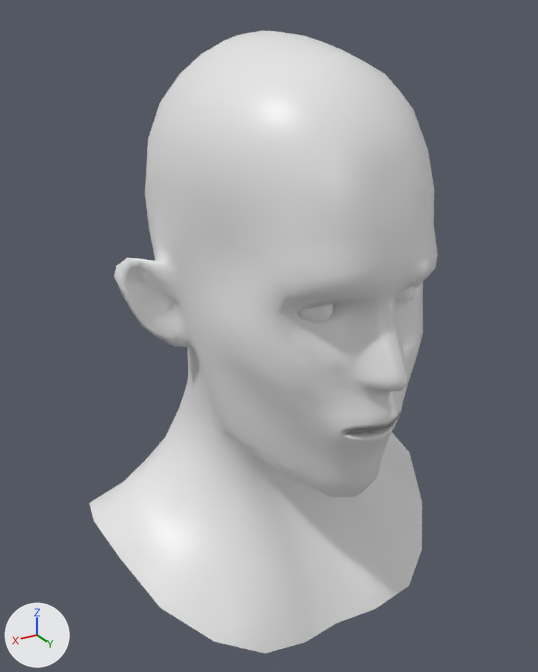
The FBX model Assets/Content/3Dmodels/Heads/Bandits/Human/Thin/Type1/3Dmodel_Head_Bandit_Human_Thin_Type1.1.fbx as it was, and as the next commit left it.
Camera for both pictures: a camera (50 mm lens) standing at (0.22, 0.37, 1.892) and looking at (0.008, 0.016, 1.715). Lighting does not change. The marker at lower left points along +X, +Y and +Z. The picture after the commit comes second.

Objects in the first picture: 'Head_Bandit_Human_ThinType1.1'.
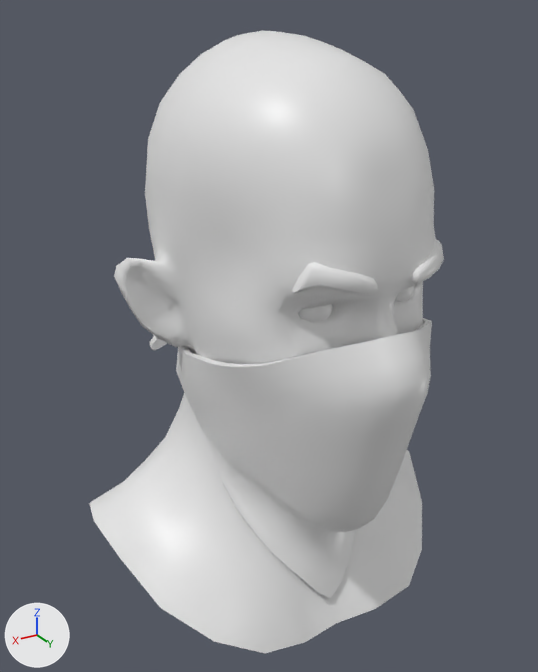
The newer file adds a shape key; the second version is drawn at full value of the shape key 'BlendShape_Phoneme_A' of 'Head_Bandit_Human_ThinType1.1', and the change is written as the vertex moves it makes.

The change, as JSON lines over the scene's bpy script:
```json
{"op": "add", "block": "mat_material_bandana", "code": ["mat_material_bandana = principled_material('Material_Bandana')", "mat_material_bandana.base_color = (0.8, 0.8, 0.8)  # white #e7e7e7", "mat_material_bandana.roughness = 0.4"]}
{"op": "add", "block": "mat_material_hair", "code": ["mat_material_hair = principled_material('Material_Hair')", "mat_material_hair.base_color = (0.8, 0.8, 0.8)  # white #e7e7e7", "mat_material_hair.roughness = 0.4"]}
{"block": "me_head_bandit_human_thintype1_1", "where": "# used by ob_head_bandit_human_thintype1_1; location = (0.0, 0.0, 0.0); rotation_euler = (0.0, 0.0, 3.142), in degrees (0, 0, 180)"}
{"op": "remove", "block": "me_head_bandit_human_thintype1_1", "code": "me_head_bandit_human_thintype1_1.from_pydata(...)  # 1673 vertices, 1593 faces; spans x -0.117..0.117, y -0.129..0.094, z 1.542..1.885"}
{"op": "add", "block": "me_head_bandit_human_thintype1_1", "code": "me_head_bandit_human_thintype1_1.from_pydata(...)  # 2447 vertices, 2393 faces; spans x -0.117..0.117, y -0.137..0.094, z 1.542..1.885"}
{"block": "me_head_bandit_human_thintype1_1", "change": "me_head_bandit_human_thintype1_1 part 1: a new loose piece of 690 vertices spanning x -0.063..0.063, y -0.137..0.087, z 1.557..1.753, in mat_material_bandana (white #e7e7e7)"}
{"block": "me_head_bandit_human_thintype1_1", "change": "me_head_bandit_human_thintype1_1 part 2: a new loose piece of 42 vertices spanning x 0.01..0.045, y -0.12..-0.095, z 1.774..1.79, in mat_material_hair (white #e7e7e7)"}
{"block": "me_head_bandit_human_thintype1_1", "change": "me_head_bandit_human_thintype1_1 part 3: a new loose piece of 42 vertices spanning x -0.045..-0.01, y -0.12..-0.095, z 1.774..1.79, in mat_material_hair (white #e7e7e7)"}
{"block": "me_head_bandit_human_thintype1_1", "change": "me_head_bandit_human_thintype1_1 part 4: 574 vertices moved from x -0.041..0.04, y -0.119..-0.04, z 1.643..1.771 to x -0.041..0.04, y -0.119..-0.04, z 1.638..1.771; 1 vertex removed from x 0.017, y -0.106, z 1.703; 1 vertex added at x 0.017, y -0.106, z 1.696"}
{"op": "add", "block": "me_head_bandit_human_thintype1_1", "code": "me_head_bandit_human_thintype1_1.materials.append(mat_material_hair)  # white #e7e7e7"}
{"op": "add", "block": "me_head_bandit_human_thintype1_1", "code": "me_head_bandit_human_thintype1_1.materials.append(mat_material_bandana)  # white #e7e7e7"}
```

Where the change shows, as pixel boxes (x1, y1, x2, y2) in the pictures (538 x 672 px; the box of a moved part takes in the faces that stretch with it):
```json
{"object": "Head_Bandit_Human_ThinType1.1", "change": "reshaped", "before": [89, 30, 438, 653], "after": [89, 30, 444, 653]}
{"part": 1, "of": "me_head_bandit_human_thintype1_1", "change": "added", "after": [149, 318, 432, 598]}
{"part": 2, "of": "me_head_bandit_human_thintype1_1", "change": "added", "after": [410, 239, 444, 285]}
{"part": 3, "of": "me_head_bandit_human_thintype1_1", "change": "added", "after": [292, 262, 378, 295]}
{"part": 4, "of": "me_head_bandit_human_thintype1_1", "change": "moved or reshaped", "before": [229, 285, 416, 497], "after": [298, 286, 414, 322]}
```
